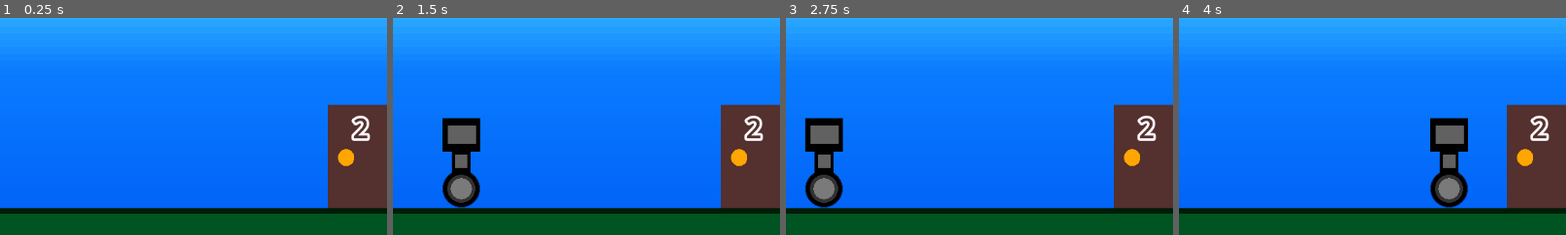
Above: before the commit, frames 1-4 (left to right).
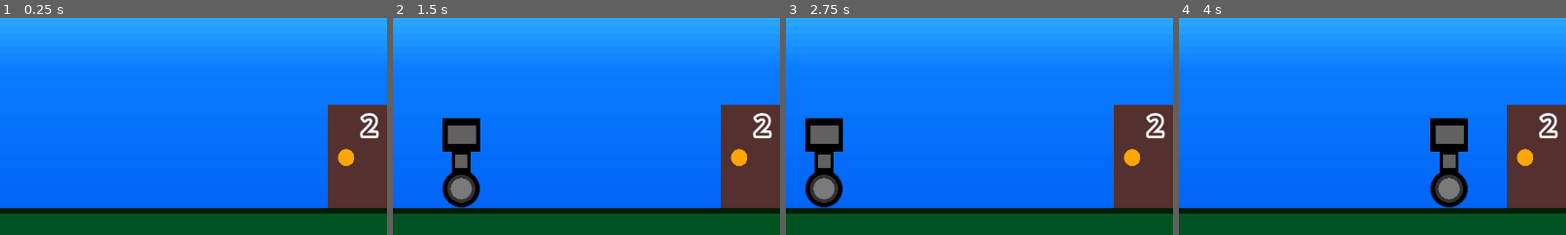
Above: after the commit, the same moments.

Repository: HyperGameDev/Simple-Game-Level-Loading
Game: Godot game, scene res://game.tscn
Same seed, same stepped clock (60 frames per second), same inputs: the game is played once before the commit and once after it.
Inputs:
- Up to frame 1 (0.25 s): no input
- Up to frame 2 (1.5 s): tap Enter (ui_accept) at 0.5, 0.77 s; hold E (Activate) 0.53-1.28 s; hold D (Right) from 0.53 s (still down); tap E (Activate) at 1.35 s
- Up to frame 3 (2.75 s): tap Enter (ui_accept) at 1.52 s; release D (Right) at 2.03 s; hold Left (Left) from 2.03 s (still down); hold E (Activate) from 2.03 s (still down)
- Up to frame 4 (4 s): release Left (Left) at 2.78 s; release E (Activate) at 2.78 s; hold D (Right) from 2.78 s (still down); tap E (Activate) at 2.85 s; tap Enter (ui_accept) at 3.02, 3.77 s; hold E (Activate) from 3.53 s (still down)
The pictures show only the part of the screen within x 33-83%, y 23-73%; the shares and areas given below are measured in that part.

The runs differ from the first frame. In frame 1, 0.6% of the frame differs, in the area x 90-98%, y 43-57%; in frame 2, 0.6%; in frame 3, 0.6%; in frame 4, 0.6%.

Commit message:
All good

Diff:
--- a/Levels/level_02.tscn
+++ b/Levels/level_02.tscn
@@ -29,7 +29,6 @@
 level_destination = 1
 
 [node name="Door_02" parent="." index="3" instance=ExtResource("2_tm2ge")]
-position = Vector2(960, 432)
-monitorable = false
+position = Vector2(968, 432)
 door_id = 2
 level_destination = 3
--- /dev/null
+++ b/activatable.tscn
@@ -0,0 +1,5 @@
+[gd_scene format=3 uid="uid://dcqdoa5u12cyf"]
+
+[node name="Activatable" type="Node2D"]
+
+[node name="Marker2D" type="Marker2D" parent="."]
--- a/door.gd
+++ b/door.gd
@@ -1,30 +1,9 @@
 class_name Door extends Area2D
 
 @onready var label_level: Label = %Label_Level
-@onready var label_activate: Label = %Label_Activate
 
 @export var door_id: int = 0
 @export var level_destination: int = 0
 
 func _ready() -> void:
-	body_entered.connect(_on_body_entered)
-	body_exited.connect(_on_body_exited)
-
 	label_level.text = str(level_destination)
-
-func _on_body_entered(body):
-	if body is Player:
-		label_activate.visible = true
-
-		body.player_door_state = body.player_door_states.IS_AT_DOOR
-		body.door_id_seen = door_id
-		body.level_destination_seen = level_destination
-		print("Player Entered Door ",door_id)
-
-func _on_body_exited(body):
-	if body is Player:
-		label_activate.visible = false
-		if body.door_id_seen == door_id: ## Ensures player can't exit a door they haven't entered yet
-
-			body.player_door_state = Player.player_door_states.NOT_AT_DOOR
-			print("Player Exited Door ",door_id)
--- a/door.tscn
+++ b/door.tscn
@@ -30,10 +30,9 @@
 
 [node name="Label_Level" type="Label" parent="."]
 unique_name_in_owner = true
-offset_left = -13.0
-offset_top = -148.0
-offset_right = 13.0
-offset_bottom = -91.0
+offset_top = -152.0
+offset_right = 26.0
+offset_bottom = -95.0
 theme_override_colors/font_color = Color(0.329412, 0.188235, 0.184314, 1)
 theme_override_colors/font_outline_color = Color(1, 1, 1, 1)
 theme_override_constants/shadow_offset_y = 0
@@ -42,18 +41,5 @@
 text = "X"
 horizontal_alignment = 1
 
-[node name="Label_Activate" type="Label" parent="."]
-unique_name_in_owner = true
-visible = false
-offset_left = -76.0
-offset_top = -216.0
-offset_right = 67.0
-offset_bottom = -167.0
-theme_override_colors/font_color = Color(1, 1, 1, 1)
-theme_override_colors/font_outline_color = Color(0.169245, 0.169245, 0.169245, 1)
-theme_override_constants/outline_size = 40
-theme_override_font_sizes/font_size = 35
-text = "Open (E)"
-horizontal_alignment = 1
-
-[node name="Timer" type="Timer" parent="."]
+[node name="Marker2D" type="Marker2D" parent="."]
+position = Vector2(0, -184)
--- a/game.tscn
+++ b/game.tscn
@@ -1,16 +1,16 @@
-[gd_scene load_steps=17 format=3 uid="uid://cta4jwfba21jh"]
+[gd_scene load_steps=18 format=3 uid="uid://cta4jwfba21jh"]
 
 [ext_resource type="Script" path="res://level_manager.gd" id="1_b5v07"]
 [ext_resource type="PackedScene" uid="uid://d0cbj5qauw4wc" path="res://level_BASE.tscn" id="2_ucmec"]
 [ext_resource type="Script" path="res://ui.gd" id="3_n3ugl"]
 [ext_resource type="PackedScene" uid="uid://ctwq0gj6os1jj" path="res://Levels/level_01.tscn" id="3_xitwu"]
-[ext_resource type="Script" path="res://character_body_2d.gd" id="4_oki5n"]
+[ext_resource type="Script" path="res://player.gd" id="4_oki5n"]
 [ext_resource type="PackedScene" uid="uid://3r86smok52tq" path="res://Levels/level_02.tscn" id="4_rt8e8"]
 [ext_resource type="PackedScene" uid="uid://q2or2r2ebnck" path="res://Levels/level_03.tscn" id="5_ccilv"]
 [ext_resource type="PackedScene" uid="uid://bcsct17ys5c2s" path="res://Levels/level_04.tscn" id="6_fhtsi"]
 
 [sub_resource type="CapsuleShape2D" id="CapsuleShape2D_1ghno"]
-radius = 32.0
+radius = 25.0
 height = 144.0
 
 [sub_resource type="BoxMesh" id="BoxMesh_crsif"]
@@ -47,6 +47,10 @@
 fill = 1
 fill_from = Vector2(0.5, 0.5)
 
+[sub_resource type="CapsuleShape2D" id="CapsuleShape2D_f7yvh"]
+radius = 40.0
+height = 144.0
+
 [node name="Node2D" type="Node2D"]
 
 [node name="GameManager" type="Node" parent="."]
@@ -75,12 +79,30 @@
 theme_override_font_sizes/font_size = 61
 text = "Level X"
 
+[node name="Control_Activate" type="Control" parent="GameManager/UIManager/Canvas_UI"]
+unique_name_in_owner = true
+layout_mode = 3
+anchors_preset = 0
+
+[node name="Label_Activate" type="Label" parent="GameManager/UIManager/Canvas_UI/Control_Activate"]
+unique_name_in_owner = true
+visible = false
+offset_left = -71.0
+offset_top = -30.0
+offset_right = 72.0
+offset_bottom = 19.0
+theme_override_colors/font_color = Color(1, 1, 1, 1)
+theme_override_colors/font_outline_color = Color(0.169245, 0.169245, 0.169245, 1)
+theme_override_constants/outline_size = 40
+theme_override_font_sizes/font_size = 35
+text = "Activate"
+horizontal_alignment = 1
+
 [node name="Player" type="CharacterBody2D" parent="."]
 position = Vector2(200, 360)
 script = ExtResource("4_oki5n")
 
 [node name="CollisionShape2D" type="CollisionShape2D" parent="Player"]
-unique_name_in_owner = true
 position = Vector2(0, -74)
 shape = SubResource("CapsuleShape2D_1ghno")
 
@@ -99,3 +121,10 @@
 [node name="Wheel" type="Sprite2D" parent="Player"]
 position = Vector2(0, -30.9375)
 texture = SubResource("GradientTexture2D_6rvys")
+
+[node name="Area2D" type="Area2D" parent="Player"]
+unique_name_in_owner = true
+
+[node name="CollisionShape2D" type="CollisionShape2D" parent="Player/Area2D"]
+position = Vector2(0, -74)
+shape = SubResource("CapsuleShape2D_f7yvh")
--- a/globals.gd
+++ b/globals.gd
@@ -3,15 +3,19 @@
 var level: int = 0
 
 @warning_ignore("unused_signal")
-signal update_level ##arg1: int = level_destination
+signal update_level ## arg1: int = level_destination
 
 @warning_ignore("unused_signal")
-signal update_level_text ##arg1: int = level
+signal update_level_text ## arg1: int = level
 
 @warning_ignore("unused_signal")
-signal update_player_state ##arg1: bool = should_enable
-
-
+signal update_player_state ## arg1: bool = should_enable
 
 @warning_ignore("unused_signal")
-signal update_player_position ##arg1: CanvasLayer = current_level
+signal update_player_position ## arg1: CanvasLayer = current_level
+
+@warning_ignore("unused_signal")
+signal activation_area_entered ## arg1: Area2D
+
+@warning_ignore("unused_signal")
+signal activation_area_exited ## arg1: Area2D, arg2: String = "Activation Text"
--- a/level_BASE.tscn
+++ b/level_BASE.tscn
@@ -11,10 +11,15 @@
 fill_from = Vector2(1, 0)
 fill_to = Vector2(1, 1)
 
-[sub_resource type="RectangleShape2D" id="RectangleShape2D_qccwo"]
-size = Vector2(1152, 209)
+[sub_resource type="WorldBoundaryShape2D" id="WorldBoundaryShape2D_hbtqt"]
 
 [sub_resource type="BoxMesh" id="BoxMesh_341l1"]
+
+[sub_resource type="WorldBoundaryShape2D" id="WorldBoundaryShape2D_202ew"]
+normal = Vector2(1, 0)
+
+[sub_resource type="WorldBoundaryShape2D" id="WorldBoundaryShape2D_j2hq5"]
+normal = Vector2(-1, 0)
 
 [node name="Level_BASE" type="CanvasLayer"]
 layer = -1
@@ -27,13 +32,13 @@
 
 [node name="Ground" type="StaticBody2D" parent="."]
 
-[node name="CollisionShape2D" type="CollisionShape2D" parent="Ground"]
-position = Vector2(576, 536.5)
-shape = SubResource("RectangleShape2D_qccwo")
+[node name="CollisionShape2D3" type="CollisionShape2D" parent="Ground"]
+position = Vector2(576, 432)
+shape = SubResource("WorldBoundaryShape2D_hbtqt")
 
 [node name="Dirt" type="MeshInstance2D" parent="Ground"]
 modulate = Color(0.357244, 0.244386, 0.108552, 1)
-position = Vector2(575.125, 564)
+position = Vector2(576, 564)
 scale = Vector2(1153.75, 168)
 mesh = SubResource("BoxMesh_341l1")
 
@@ -48,3 +53,13 @@
 position = Vector2(576, 436)
 scale = Vector2(1153.75, 7.99999)
 mesh = SubResource("BoxMesh_341l1")
+
+[node name="Walls" type="StaticBody2D" parent="."]
+
+[node name="CollisionShape2D" type="CollisionShape2D" parent="Walls"]
+position = Vector2(2, 432)
+shape = SubResource("WorldBoundaryShape2D_202ew")
+
+[node name="CollisionShape2D2" type="CollisionShape2D" parent="Walls"]
+position = Vector2(1153, 432)
+shape = SubResource("WorldBoundaryShape2D_j2hq5")
--- a/character_body_2d.gd
+++ b/player.gd
@@ -1,6 +1,6 @@
 class_name Player extends CharacterBody2D
 
-@onready var collision: CollisionShape2D = %CollisionShape2D
+@onready var player_area: Area2D = %Area2D
 
 const SPEED = 300.0
 const JUMP_VELOCITY = -400.0
@@ -24,6 +24,9 @@
 func _ready() -> void:
 	starting_position = global_position
 
+	player_area.area_entered.connect(_on_area_entered)
+	player_area.area_exited.connect(_on_area_exited)
+
 	Globals.update_player_state.connect(_on_update_player_state)
 	Globals.update_player_position.connect(_on_update_player_position)
 
@@ -34,8 +37,30 @@
 func _input(event: InputEvent) -> void:
 	if event.is_action_pressed("Activate"):
 		if player_door_state == player_door_states.IS_AT_DOOR:
-			print("Level Destination: ",level_destination_seen)
 			Globals.update_level.emit(level_destination_seen)
+
+func _on_area_entered(area):
+	if area is Door:
+		player_overlaps_door(area,true)
+
+func _on_area_exited(area):
+	if area is Door:
+		player_overlaps_door(area,false)
+
+func player_overlaps_door(door,is_entered):
+	if is_entered:
+		player_door_state = player_door_states.IS_AT_DOOR
+
+		door_id_seen = door.door_id
+		level_destination_seen = door.level_destination
+
+		Globals.activation_area_entered.emit(door,"Open (E)")
+
+	else:
+		if door_id_seen == door.door_id: ## Ensures player can't exit a door they haven't entered yet
+			player_door_state = player_door_states.NOT_AT_DOOR
+
+			Globals.activation_area_exited.emit()
 
 func _on_update_player_state(should_enable) -> void:
 	if should_enable:
@@ -43,25 +68,19 @@
 		set_collision_layer_value(1,true)
 		process_mode = PROCESS_MODE_INHERIT
 		player_state = player_states.ENABLED
-		print("Player Enabled")
 
 	else:
 		visible = false
 		set_collision_layer_value(1,false)
 		process_mode = PROCESS_MODE_DISABLED
 		player_state = player_states.DISABLED
-		print("Player Disabled")
-
 
 func _on_update_player_position(current_level) -> void:
-	print("Player Teleporting from: ",global_position)
 
 	for node in current_level.get_children():
 		if node is Door:
 			if node.door_id == door_id_seen:
 				global_position = node.global_position
-				print("Player Teleported to: ",global_position)
-
 
 func player_movement(delta) -> void:
 	if not is_on_floor():
--- a/ui.gd
+++ b/ui.gd
@@ -2,9 +2,25 @@
 
 @onready var label_level: Label = %Label_Level
 
+@onready var control_activate: Control = %Control_Activate
+@onready var label_activate: Label = %Label_Activate
+
 func _ready() -> void:
-	print("UI ready")
 	Globals.update_level_text.connect(_on_update_level_text)
+
+	Globals.activation_area_entered.connect(_on_activation_area_entered)
+	Globals.activation_area_exited.connect(_on_activation_area_exited)
+
 
 func _on_update_level_text(level):
 	label_level.text = "Level " + str(level)
+
+func _on_activation_area_entered(area,activation_text):
+	label_activate.text = activation_text
+	label_activate.visible = true
+	for node in area.get_children():
+		if node is Marker2D:
+			control_activate.global_position = node.global_position
+
+func _on_activation_area_exited():
+	label_activate.visible = false
Not shown: 1 places in level_BASE.tscn that only renumber resources
